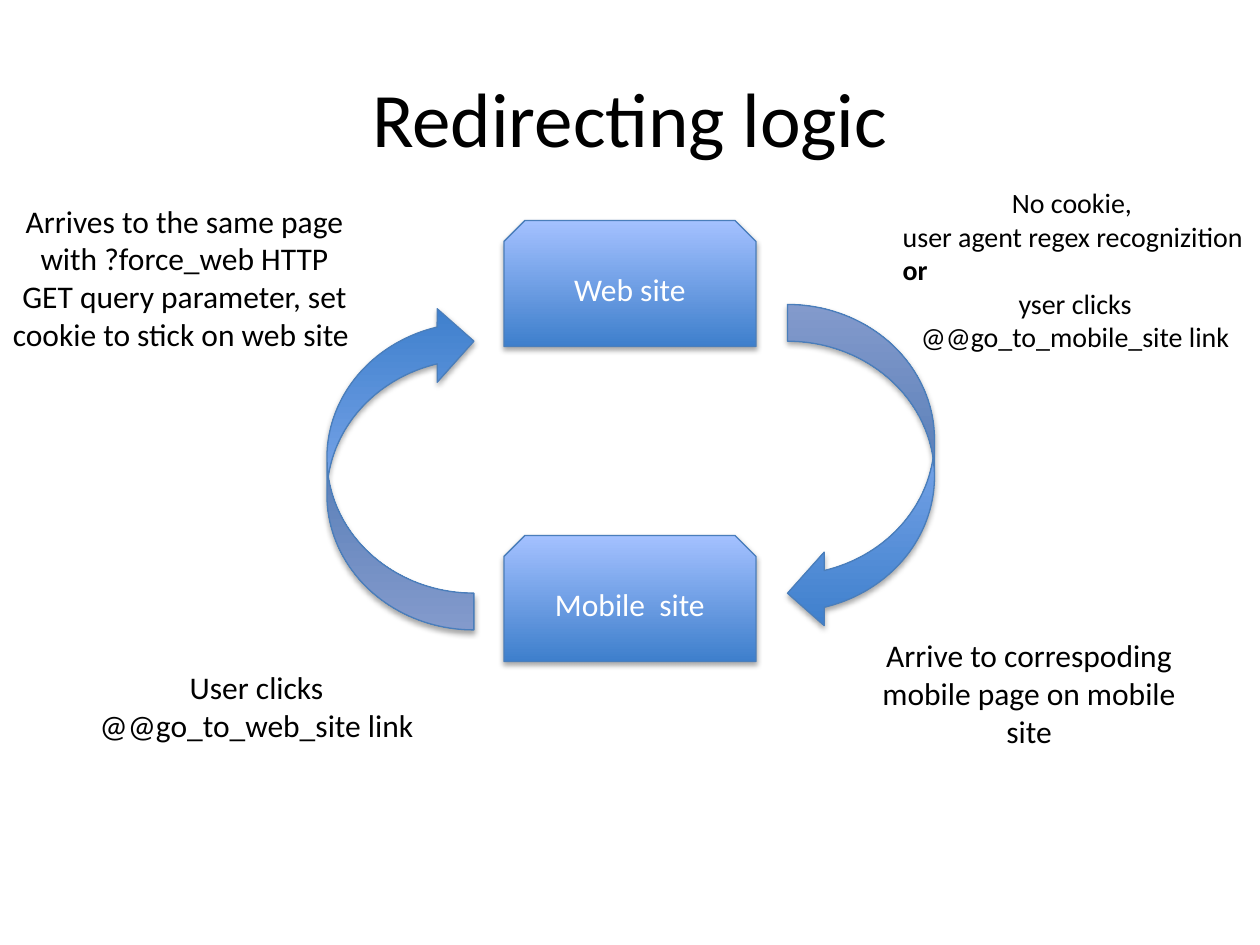
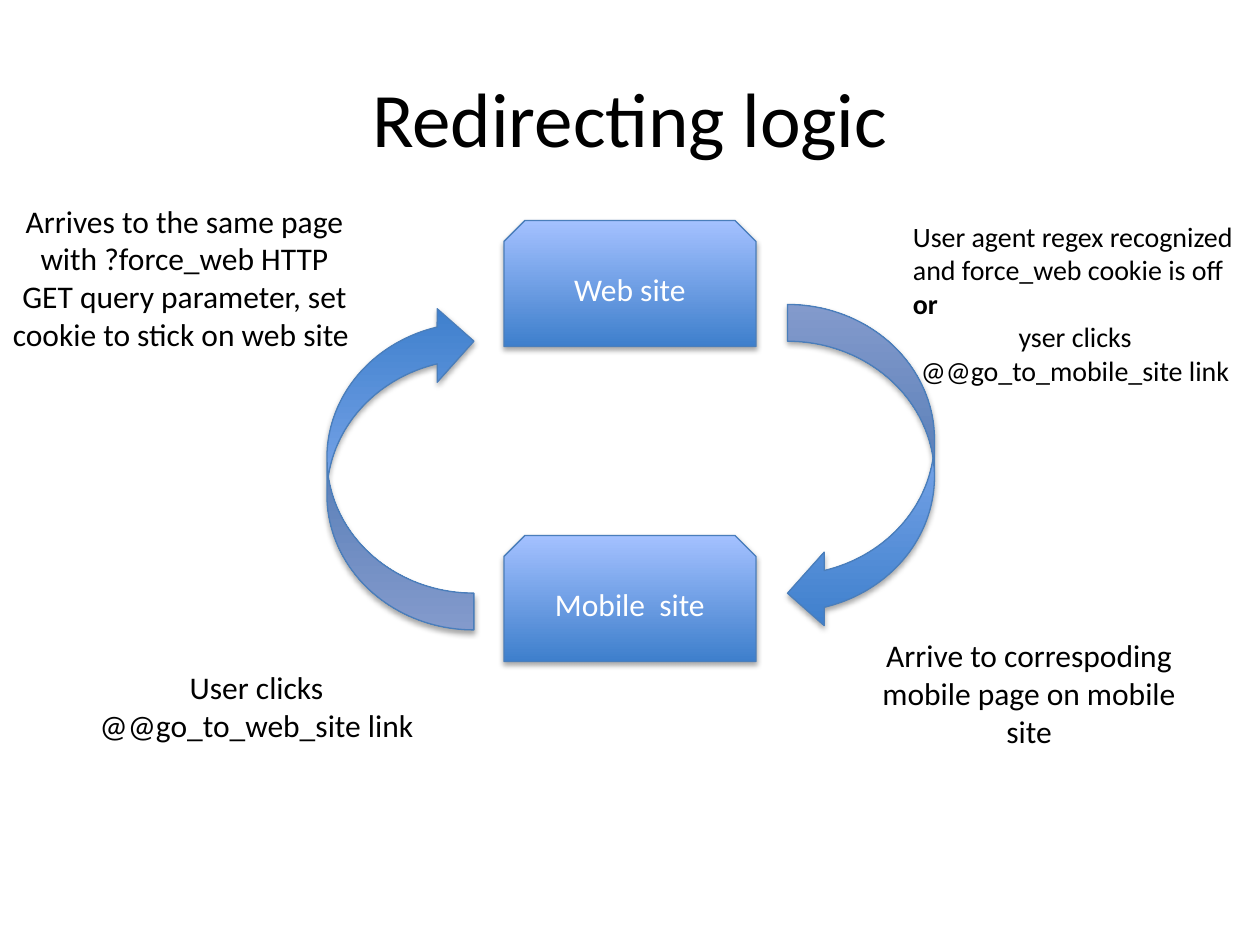
Before and after one commit to plone-gomobile/gomobile.mobile, a slide deck: slide 3 of docs/manual/developermanual/images/Diagrams.pptx. Drawn at 1260x945 pixels with LibreOffice and Linux fonts; fonts in the diff are those of the drawing. Boxes give left, top, right and bottom in pixels: in the first picture for what was removed or moved away, otherwise in the second. Text is boxed around its words. In the diff, an @@ line names an element or a change of style, - is before the commit and + after.

```diff
--- a/docs/manual/developermanual/images/Diagrams.pptx
+++ b/docs/manual/developermanual/images/Diagrams.pptx
@@ text "User agent regex recognized": place and size @@
-text "User agent regex recognized" at (903,193,1242,352)
+text "User agent regex recognized" at (913,227,1233,388)
@@ text at (913,227,1233,284): text changed @@
-No cookie,
-user agent regex recognizition
+User agent regex recognized
+and force_web cookie is off
```
Also in this commit, not shown: 8 other files.
